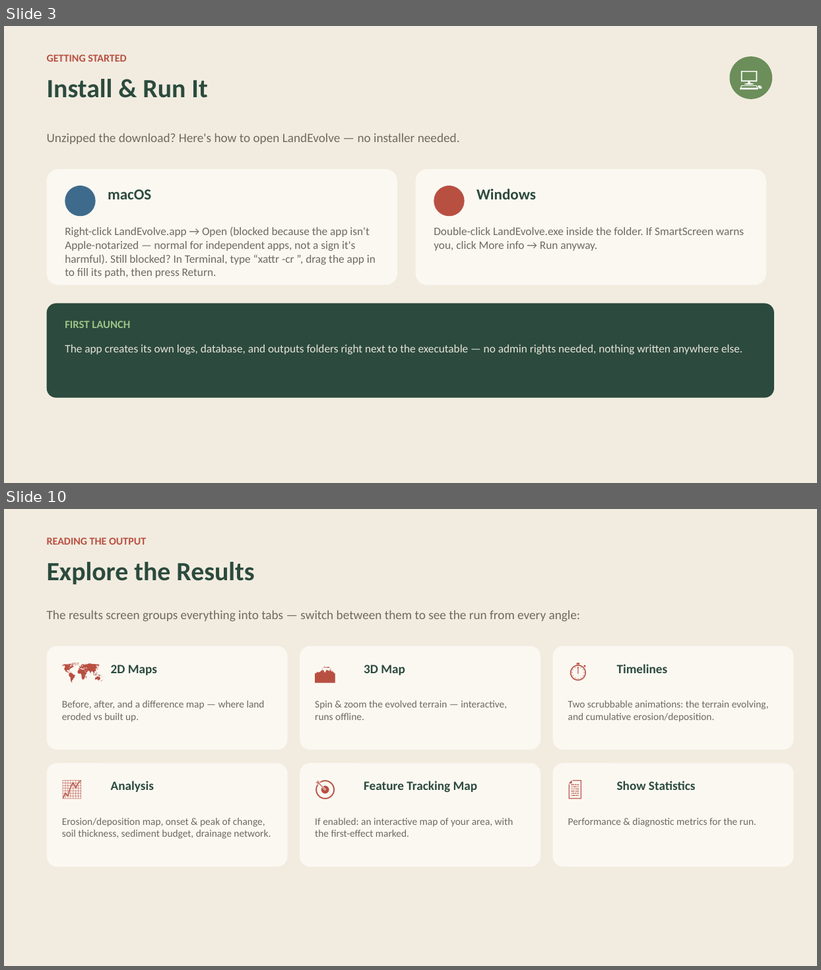
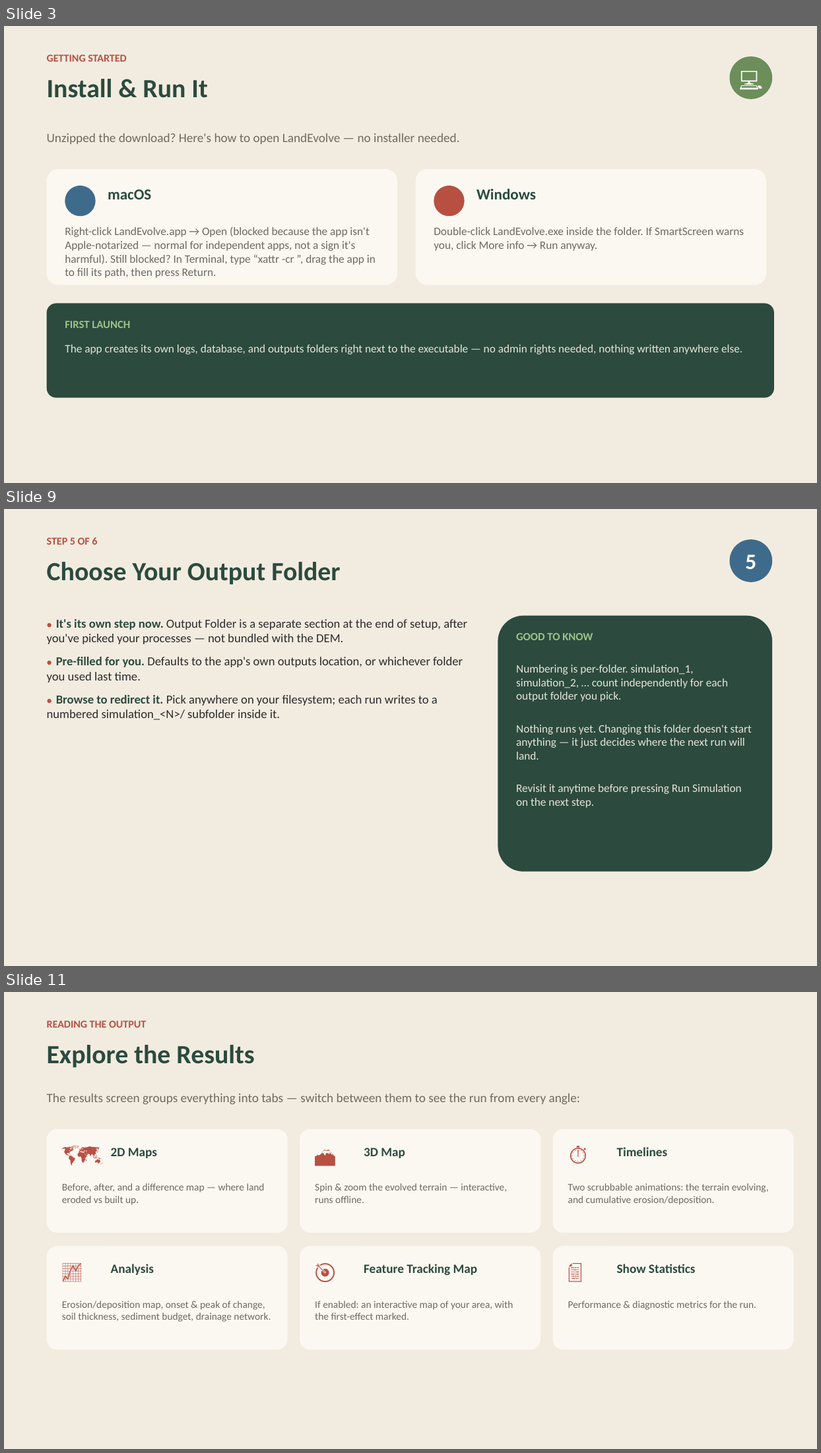
Before and after one commit to vinuri-s/landEvolve, a slide deck: LandEvolve_Workflow.pptx. Shown one above the other, each under a label of ours: slides 3 and 10 before the commit, slides 3, 9 and 11 after it; the slides between them are not shown. The pictures are 821x970 and 821x1453 pixels, drawn with LibreOffice and Linux fonts; fonts in the diff are those of the drawing. Boxes give left, top, right and bottom in pixels: in the first picture for what was removed or moved away, otherwise in the second. Text is boxed around its words. In the diff, an @@ line names an element or a change of style, - is before the commit and + after.

```diff
--- a/LandEvolve_Workflow.pptx
+++ b/LandEvolve_Workflow.pptx
@@ slide 9 added at bbox=[4, 509, 817, 966], background #FFFFFF @@
@@ rectangle added at bbox=[4, 509, 817, 966], fill #F2ECE0 @@
@@ text added at bbox=[47, 537, 97, 545], 12.5 pt, text #B85042, bold @@
+STEP 5 OF 6
@@ ellipse added at bbox=[730, 539, 773, 582], fill #3E6B8C @@
@@ text added at bbox=[47, 562, 340, 585], 31 pt, text #2C4A3E, bold @@
+Choose Your Output Folder
@@ text added at bbox=[745, 555, 756, 569], 26 pt, text #FFFFFF, bold @@
+5
@@ text added at bbox=[47, 619, 467, 720], 14.5 pt, text #2B2B2B @@
+● It's its own step now. Output Folder is a separate section at the end of setup, after you've picked your processes — not bundled with the DEM.
+● Pre-filled for you. Defaults to the app's own outputs location, or whichever folder you used last time.
+● Browse to redirect it. Pick anywhere on your filesystem; each run writes to a numbered simulation_<N>/ subfolder inside it.
@@ rounded rectangle added at bbox=[498, 616, 773, 872], fill #2C4A3E @@
@@ text added at bbox=[516, 633, 593, 640], 13 pt, text #9CC486, bold @@
+GOOD TO KNOW
@@ text added at bbox=[516, 665, 752, 808], 13.5 pt, text #E7E3D7 @@
+Numbering is per-folder. simulation_1, simulation_2, … count independently for each output folder you pick.
+Nothing runs yet. Changing this folder doesn't start anything — it just decides where the next run will land.
+Revisit it anytime before pressing Run Simulation on the next step.
@@ what was slide 10 is now slide 11 @@
```
Also in this commit, not shown: 8 slides changed, 23 other files.
